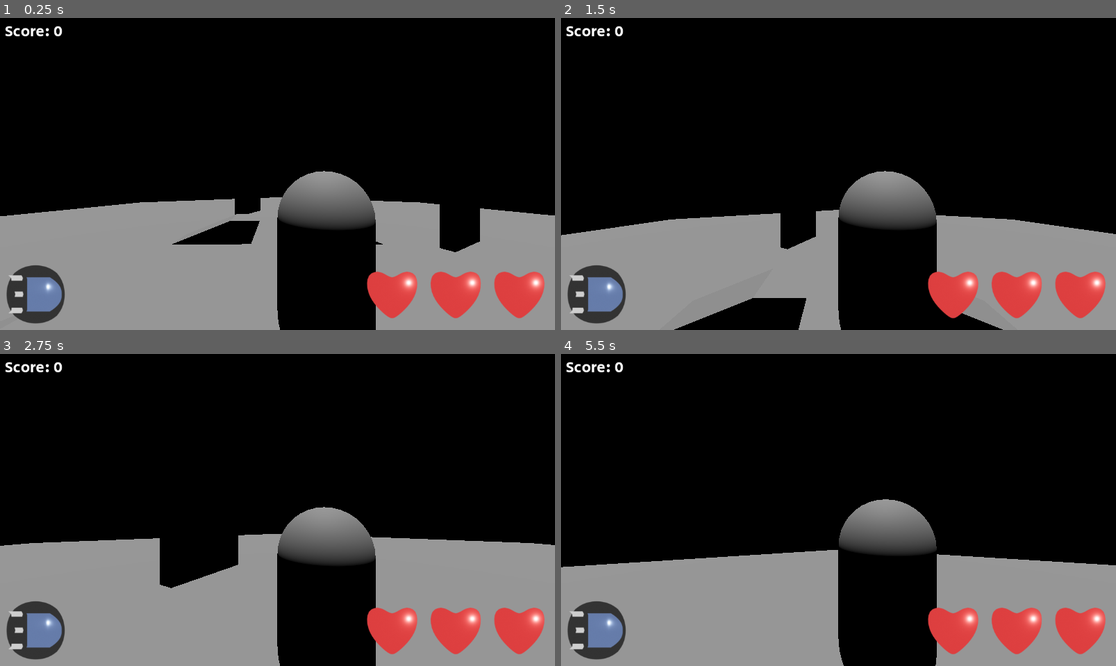
Above: before the commit, frames 1-4 (two rows, left to right).
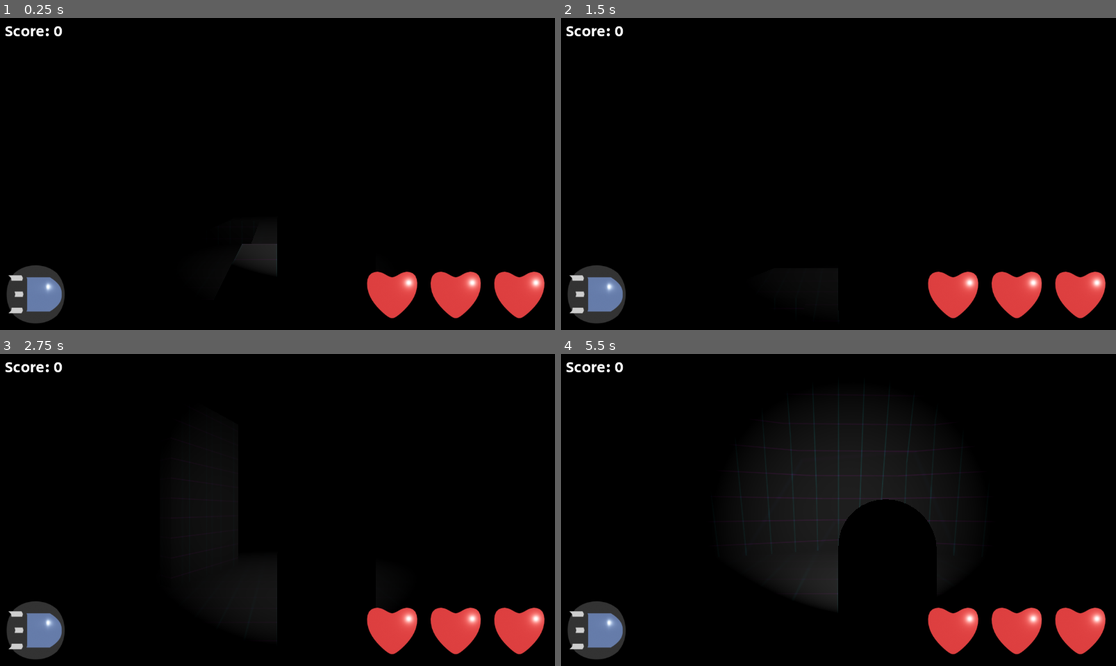
Above: after the commit, the same moments.

Repository: Sprotex/ludum-dare-54
Game: Godot game, scene res://level.tscn
The game is run twice, just before and just after one commit, with the same random seed, the same clock (stepped at 60 frames per second) and the same inputs.
Inputs (mouse positions are in pixels of both pictures, inside the frame that each line leads up to):
- Up to frame 1 (0.25 s): no input
- Up to frame 2 (1.5 s): tap Enter at 0.5 s; move the mouse to (866, 174) at 0.52 s; hold W (move_forward) from 0.53 s (still down); tap Space (jump) at 0.77 s; move the mouse to (810, 174) at 1.27 s
- Up to frame 3 (2.75 s): keep holding W (move_forward); tap Space (jump) at 1.52 s; move the mouse to (288, 503) at 2.02 s
- Up to frame 4 (5.5 s): keep holding W (move_forward); move the mouse to (832, 516) at 2.77 s; tap Space (jump) at 3.02, 3.77, 4.52 s; move the mouse to (877, 513) at 3.52 s; move the mouse to (794, 506) at 4.27 s; move the mouse to (844, 510) at 5.02 s

The runs differ from the first frame. In frame 1, 29% of the frame differs, in the area x 0-100%, y 48-100%; in frame 2, 24%; in frame 3, 30%; in frame 4, 32%, in the area x 0-100%, y 12-100%.

Commit message:
add materials and lighting
remove unused bus

Diff:
--- /dev/null
+++ b/asset/grid_material.tres
@@ -0,0 +1,8 @@
+[gd_resource type="StandardMaterial3D" load_steps=2 format=3 uid="uid://b6hwok8opeqpm"]
+
+[ext_resource type="Texture2D" uid="uid://puyggfvqvdg2" path="res://asset/grid.png" id="1_d4myc"]
+
+[resource]
+albedo_texture = ExtResource("1_d4myc")
+uv1_triplanar = true
+uv1_world_triplanar = true
--- a/character/bullet/bullet.tscn
+++ b/character/bullet/bullet.tscn
@@ -1,10 +1,12 @@
-[gd_scene load_steps=10 format=3 uid="uid://bem04yqq2onsr"]
+[gd_scene load_steps=11 format=3 uid="uid://bem04yqq2onsr"]
 
 [ext_resource type="Script" path="res://character/character.gd" id="1_cdthf"]
 [ext_resource type="Script" path="res://character/bullet/bullet_inputs.gd" id="2_dovvs"]
+[ext_resource type="Material" uid="uid://inw42dnrclvt" path="res://character/bullet/bullet_material.tres" id="2_v7v5b"]
 [ext_resource type="Script" path="res://character/bullet/bulllet_collisions.gd" id="3_0rm1p"]
 [ext_resource type="Script" path="res://character/bullet/bullet_movement.gd" id="3_v485l"]
 [ext_resource type="Script" path="res://character/health.gd" id="5_ftsmu"]
+[ext_resource type="Material" uid="uid://cntwg1lpruc1m" path="res://character/bullet/bullet_particles_material.tres" id="6_jxebo"]
 
 [sub_resource type="CylinderMesh" id="CylinderMesh_t74t5"]
 top_radius = 0.1
@@ -17,12 +19,8 @@
 height = 0.2
 radius = 0.1
 
-[sub_resource type="StandardMaterial3D" id="StandardMaterial3D_2vldc"]
-shading_mode = 0
-billboard_mode = 1
-
 [sub_resource type="QuadMesh" id="QuadMesh_7sshu"]
-material = SubResource("StandardMaterial3D_2vldc")
+material = ExtResource("6_jxebo")
 size = Vector2(0.1, 0.1)
 
 [node name="Bullet" type="CharacterBody3D" node_paths=PackedStringArray("health")]
@@ -31,6 +29,7 @@
 
 [node name="MeshInstance3D" type="MeshInstance3D" parent="."]
 transform = Transform3D(1, 0, 0, 0, -4.37114e-08, 1, 0, -1, -4.37114e-08, 0, 0, 0)
+material_override = ExtResource("2_v7v5b")
 mesh = SubResource("CylinderMesh_t74t5")
 
 [node name="CollisionShape3D" type="CollisionShape3D" parent="."]
@@ -53,6 +52,9 @@
 script = ExtResource("2_dovvs")
 
 [node name="OmniLight3D" type="OmniLight3D" parent="."]
+light_color = Color(0.867294, 0.613846, 7.70092e-07, 1)
+light_energy = 5.0
+omni_range = 15.0
 
 [node name="CPUParticles3D" type="CPUParticles3D" parent="."]
 amount = 50
--- /dev/null
+++ b/character/bullet/bullet_material.tres
@@ -0,0 +1,6 @@
+[gd_resource type="StandardMaterial3D" format=3 uid="uid://inw42dnrclvt"]
+
+[resource]
+albedo_color = Color(0, 0, 0.654902, 1)
+metallic = 1.0
+roughness = 0.5
--- /dev/null
+++ b/character/bullet/bullet_particles_material.tres
@@ -0,0 +1,6 @@
+[gd_resource type="StandardMaterial3D" format=3 uid="uid://cntwg1lpruc1m"]
+
+[resource]
+shading_mode = 0
+albedo_color = Color(0.517647, 0.329412, 0.156863, 1)
+billboard_mode = 1
--- a/character/character.tscn
+++ b/character/character.tscn
@@ -35,8 +35,8 @@
 transitions = ["Start", "bobbing", SubResource("AnimationNodeStateMachineTransition_71qr8")]
 graph_offset = Vector2(-222, 8)
 
-[sub_resource type="Animation" id="Animation_qwgfx"]
-resource_name = "default"
+[sub_resource type="Animation" id="Animation_o0a4o"]
+length = 0.001
 tracks/0/type = "value"
 tracks/0/imported = false
 tracks/0/enabled = true
@@ -105,8 +105,8 @@
 }]
 }
 
-[sub_resource type="Animation" id="Animation_o0a4o"]
-length = 0.001
+[sub_resource type="Animation" id="Animation_qwgfx"]
+resource_name = "default"
 tracks/0/type = "value"
 tracks/0/imported = false
 tracks/0/enabled = true
--- a/character/enemy/enemy.tscn
+++ b/character/enemy/enemy.tscn
@@ -12,17 +12,19 @@
 [node name="Enemy" instance=ExtResource("1_vcct7")]
 type = 2
 
-[node name="MeshInstance3D" parent="." index="0"]
+[node name="MeshInstance3D" parent="." index="1"]
+layers = 4
 material_override = ExtResource("2_uixdu")
 
-[node name="MeshInstance3D2" parent="." index="1"]
+[node name="MeshInstance3D2" parent="." index="2"]
+layers = 4
 material_override = ExtResource("2_uixdu")
 
-[node name="Weapon" parent="." index="3" node_paths=PackedStringArray("inputs", "firepoint_direction")]
+[node name="Weapon" parent="." index="4" node_paths=PackedStringArray("inputs", "firepoint_direction")]
 inputs = NodePath("../Control/EnemyInputs")
 firepoint_direction = NodePath("../MeshInstance3D2/Firepoint")
 
-[node name="Health" parent="." index="4"]
+[node name="Health" parent="." index="5"]
 _max = 1
 
 [node name="CharacterMovement" type="Node" parent="Control" index="0" node_paths=PackedStringArray("character_body", "inputs")]
--- a/character/enemy/enemy_material.tres
+++ b/character/enemy/enemy_material.tres
@@ -1,4 +1,6 @@
 [gd_resource type="StandardMaterial3D" format=3 uid="uid://cyqolvaksjvwp"]
 
 [resource]
-albedo_color = Color(0.662745, 0, 0.054902, 1)
+albedo_color = Color(0, 0, 0, 1)
+emission_enabled = true
+emission = Color(0.662745, 0, 0.054902, 1)
--- a/character/player/player.tscn
+++ b/character/player/player.tscn
@@ -1,13 +1,22 @@
-[gd_scene load_steps=6 format=3 uid="uid://d3kkn2idgjotw"]
+[gd_scene load_steps=7 format=3 uid="uid://d3kkn2idgjotw"]
 
 [ext_resource type="Script" path="res://character/player/player_movement.gd" id="1_asweq"]
 [ext_resource type="PackedScene" uid="uid://d222y8cfa7ept" path="res://character/character.tscn" id="1_t25yq"]
+[ext_resource type="Material" uid="uid://cbur8gewha2te" path="res://character/player/player_material.tres" id="2_jmj62"]
 [ext_resource type="Script" path="res://character/player/player_inputs.gd" id="2_p7gc2"]
 [ext_resource type="Script" path="res://character/player/camera_rig.gd" id="3_le5wo"]
 [ext_resource type="Script" path="res://character/player/player_broadcaster.gd" id="5_s5e6c"]
 
 [node name="Player" instance=ExtResource("1_t25yq")]
 type = 1
+
+[node name="MeshInstance3D" parent="." index="0"]
+layers = 2
+material_override = ExtResource("2_jmj62")
+
+[node name="MeshInstance3D2" parent="." index="1"]
+layers = 2
+material_override = ExtResource("2_jmj62")
 
 [node name="Weapon" parent="." index="3" node_paths=PackedStringArray("inputs", "firepoint_direction")]
 inputs = NodePath("../Control/PlayerInputs")
@@ -36,3 +45,8 @@
 [node name="AudioListener3D" type="AudioListener3D" parent="." index="8"]
 transform = Transform3D(1, 0, 0, 0, 1, 0, 0, 0, 1, 0, 1.5, 0)
 current = true
+
+[node name="SpotLight3D" type="SpotLight3D" parent="." index="11"]
+transform = Transform3D(1, 0, 0, 0, 1, 0, 0, 0, 1, 0, 1.6, 0)
+light_energy = 10.0
+spot_range = 20.0
--- /dev/null
+++ b/character/player/player_material.tres
@@ -0,0 +1,4 @@
+[gd_resource type="StandardMaterial3D" format=3 uid="uid://cbur8gewha2te"]
+
+[resource]
+albedo_color = Color(0.109804, 0.588235, 0, 1)
--- a/default_bus_layout.tres
+++ b/default_bus_layout.tres
@@ -6,7 +6,6 @@
 damping = 0.61
 
 [resource]
-bus/0/send = &"New Bus"
 bus/1/name = &"Music"
 bus/1/solo = false
 bus/1/mute = false
--- a/level.tscn
+++ b/level.tscn
@@ -1,7 +1,8 @@
-[gd_scene load_steps=21 format=3 uid="uid://bof588v2k85x1"]
+[gd_scene load_steps=22 format=3 uid="uid://bof588v2k85x1"]
 
 [ext_resource type="PackedScene" uid="uid://c7fldyilqdf73" path="res://objects/dome/hemisphere.tscn" id="1_4po3j"]
 [ext_resource type="PackedScene" uid="uid://d3kkn2idgjotw" path="res://character/player/player.tscn" id="1_6hflv"]
+[ext_resource type="Material" uid="uid://b6hwok8opeqpm" path="res://asset/grid_material.tres" id="2_f50n7"]
 [ext_resource type="Script" path="res://objects/dynamic_objects.gd" id="2_y7lmr"]
 [ext_resource type="PackedScene" uid="uid://b7t8fb13vp205" path="res://objects/dome/icosphere.tscn" id="4_kft5k"]
 [ext_resource type="PackedScene" uid="uid://dwv3evqmc6uqm" path="res://objects/spawner/spawner.tscn" id="5_6nilx"]
@@ -50,7 +51,9 @@
 points = PackedVector3Array(-2.5, -5, -0.5, -2.5, -5, 0.5, -2.5, 5, -0.5, 2.5, -5, -0.5, 2.5, -5, 0.5, -2.5, 5, 0.5, 2.5, 5, -0.5, 2.5, 5, 0.5)
 
 [sub_resource type="Environment" id="Environment_rqok1"]
+background_mode = 1
 ambient_light_source = 1
+reflected_light_source = 1
 
 [node name="Level" type="Node3D"]
 
@@ -65,6 +68,7 @@
 shape = SubResource("WorldBoundaryShape3D_528qu")
 
 [node name="MeshInstance3D" type="MeshInstance3D" parent="Static/Floor"]
+material_override = ExtResource("2_f50n7")
 mesh = SubResource("PlaneMesh_3hatp")
 skeleton = NodePath("../..")
 
@@ -81,6 +85,7 @@
 
 [node name="MeshInstance3D" type="MeshInstance3D" parent="Static/Ramp/Ramp"]
 transform = Transform3D(1, 0, 0, 0, 1, 0, 0, 0, 1, 0, 1, 0)
+material_override = ExtResource("2_f50n7")
 mesh = SubResource("PrismMesh_lipi6")
 
 [node name="CollisionShape3D" type="CollisionShape3D" parent="Static/Ramp/Ramp"]
@@ -93,6 +98,7 @@
 
 [node name="MeshInstance3D" type="MeshInstance3D" parent="Static/Ramp/Platform"]
 transform = Transform3D(1.15, 0, 0, 0, 1, 0, 0, 0, 1, 0, 0, 0)
+material_override = ExtResource("2_f50n7")
 mesh = SubResource("BoxMesh_38jm2")
 
 [node name="CollisionShape3D" type="CollisionShape3D" parent="Static/Ramp/Platform"]
@@ -105,6 +111,7 @@
 
 [node name="MeshInstance3D" type="MeshInstance3D" parent="Static/Ramp/Ramp2"]
 transform = Transform3D(1, 0, 0, 0, 1, 0, 0, 0, 1, 0, 1, 0)
+material_override = ExtResource("2_f50n7")
 mesh = SubResource("PrismMesh_lipi6")
 
 [node name="CollisionShape3D" type="CollisionShape3D" parent="Static/Ramp/Ramp2"]
@@ -121,6 +128,7 @@
 
 [node name="MeshInstance3D" type="MeshInstance3D" parent="Static/Ramp2/Ramp"]
 transform = Transform3D(1, 0, 0, 0, 1, 0, 0, 0, 1, 0, 1, 0)
+material_override = ExtResource("2_f50n7")
 mesh = SubResource("PrismMesh_lipi6")
 
 [node name="CollisionShape3D" type="CollisionShape3D" parent="Static/Ramp2/Ramp"]
@@ -133,6 +141,7 @@
 
 [node name="MeshInstance3D" type="MeshInstance3D" parent="Static/Ramp2/Platform"]
 transform = Transform3D(1.15, 0, 0, 0, 1, 0, 0, 0, 1, 0, 0, 0)
+material_override = ExtResource("2_f50n7")
 mesh = SubResource("BoxMesh_38jm2")
 
 [node name="CollisionShape3D" type="CollisionShape3D" parent="Static/Ramp2/Platform"]
@@ -145,6 +154,7 @@
 
 [node name="MeshInstance3D" type="MeshInstance3D" parent="Static/Ramp2/Ramp2"]
 transform = Transform3D(1, 0, 0, 0, 1, 0, 0, 0, 1, 0, 1, 0)
+material_override = ExtResource("2_f50n7")
 mesh = SubResource("PrismMesh_lipi6")
 
 [node name="CollisionShape3D" type="CollisionShape3D" parent="Static/Ramp2/Ramp2"]
@@ -161,6 +171,7 @@
 
 [node name="MeshInstance3D" type="MeshInstance3D" parent="Static/Ramp5/Ramp"]
 transform = Transform3D(1, 0, 0, 0, 1, 0, 0, 0, 1, 0, 1, 0)
+material_override = ExtResource("2_f50n7")
 mesh = SubResource("PrismMesh_lipi6")
 
 [node name="CollisionShape3D" type="CollisionShape3D" parent="Static/Ramp5/Ramp"]
@@ -173,6 +184,7 @@
 
 [node name="MeshInstance3D" type="MeshInstance3D" parent="Static/Ramp5/Platform"]
 transform = Transform3D(1.15, 0, 0, 0, 1, 0, 0, 0, 1, 0, 0, 0)
+material_override = ExtResource("2_f50n7")
 mesh = SubResource("BoxMesh_38jm2")
 
 [node name="CollisionShape3D" type="CollisionShape3D" parent="Static/Ramp5/Platform"]
@@ -185,6 +197,7 @@
 
 [node name="MeshInstance3D" type="MeshInstance3D" parent="Static/Ramp5/Ramp2"]
 transform = Transform3D(1, 0, 0, 0, 1, 0, 0, 0, 1, 0, 1, 0)
+material_override = ExtResource("2_f50n7")
 mesh = SubResource("PrismMesh_lipi6")
 
 [node name="CollisionShape3D" type="CollisionShape3D" parent="Static/Ramp5/Ramp2"]
@@ -201,6 +214,7 @@
 
 [node name="MeshInstance3D" type="MeshInstance3D" parent="Static/Ramp6/Ramp"]
 transform = Transform3D(1, 0, 0, 0, 1, 0, 0, 0, 1, 0, 1, 0)
+material_override = ExtResource("2_f50n7")
 mesh = SubResource("PrismMesh_lipi6")
 
 [node name="CollisionShape3D" type="CollisionShape3D" parent="Static/Ramp6/Ramp"]
@@ -213,6 +227,7 @@
 
 [node name="MeshInstance3D" type="MeshInstance3D" parent="Static/Ramp6/Platform"]
 transform = Transform3D(1.15, 0, 0, 0, 1, 0, 0, 0, 1, 0, 0, 0)
+material_override = ExtResource("2_f50n7")
 mesh = SubResource("BoxMesh_38jm2")
 
 [node name="CollisionShape3D" type="CollisionShape3D" parent="Static/Ramp6/Platform"]
@@ -225,6 +240,7 @@
 
 [node name="MeshInstance3D" type="MeshInstance3D" parent="Static/Ramp6/Ramp2"]
 transform = Transform3D(1, 0, 0, 0, 1, 0, 0, 0, 1, 0, 1, 0)
+material_override = ExtResource("2_f50n7")
 mesh = SubResource("PrismMesh_lipi6")
 
 [node name="CollisionShape3D" type="CollisionShape3D" parent="Static/Ramp6/Ramp2"]
@@ -241,6 +257,7 @@
 
 [node name="MeshInstance3D" type="MeshInstance3D" parent="Static/Ramp3/Ramp"]
 transform = Transform3D(1, 0, 0, 0, 1, 0, 0, 0, 1, 0, 1, 0)
+material_override = ExtResource("2_f50n7")
 mesh = SubResource("PrismMesh_lipi6")
 
 [node name="CollisionShape3D" type="CollisionShape3D" parent="Static/Ramp3/Ramp"]
@@ -253,6 +270,7 @@
 
 [node name="MeshInstance3D" type="MeshInstance3D" parent="Static/Ramp3/Platform"]
 transform = Transform3D(1.15, 0, 0, 0, 1, 0, 0, 0, 1, 0, 0, 0)
+material_override = ExtResource("2_f50n7")
 mesh = SubResource("BoxMesh_38jm2")
 
 [node name="CollisionShape3D" type="CollisionShape3D" parent="Static/Ramp3/Platform"]
@@ -265,6 +283,7 @@
 
 [node name="MeshInstance3D" type="MeshInstance3D" parent="Static/Ramp3/Ramp2"]
 transform = Transform3D(1, 0, 0, 0, 1, 0, 0, 0, 1, 0, 1, 0)
+material_override = ExtResource("2_f50n7")
 mesh = SubResource("PrismMesh_lipi6")
 
 [node name="CollisionShape3D" type="CollisionShape3D" parent="Static/Ramp3/Ramp2"]
@@ -281,6 +300,7 @@
 
 [node name="MeshInstance3D" type="MeshInstance3D" parent="Static/Ramp4/Ramp"]
 transform = Transform3D(1, 0, 0, 0, 1, 0, 0, 0, 1, 0, 1, 0)
+material_override = ExtResource("2_f50n7")
 mesh = SubResource("PrismMesh_lipi6")
 
 [node name="CollisionShape3D" type="CollisionShape3D" parent="Static/Ramp4/Ramp"]
@@ -293,6 +313,7 @@
 
 [node name="MeshInstance3D" type="MeshInstance3D" parent="Static/Ramp4/Platform"]
 transform = Transform3D(1.15, 0, 0, 0, 1, 0, 0, 0, 1, 0, 0, 0)
+material_override = ExtResource("2_f50n7")
 mesh = SubResource("BoxMesh_38jm2")
 
 [node name="CollisionShape3D" type="CollisionShape3D" parent="Static/Ramp4/Platform"]
@@ -305,6 +326,7 @@
 
 [node name="MeshInstance3D" type="MeshInstance3D" parent="Static/Ramp4/Ramp2"]
 transform = Transform3D(1, 0, 0, 0, 1, 0, 0, 0, 1, 0, 1, 0)
+material_override = ExtResource("2_f50n7")
 mesh = SubResource("PrismMesh_lipi6")
 
 [node name="CollisionShape3D" type="CollisionShape3D" parent="Static/Ramp4/Ramp2"]
@@ -317,6 +339,7 @@
 
 [node name="MeshInstance3D" type="MeshInstance3D" parent="Static/BigRamp"]
 transform = Transform3D(1, 0, 0, 0, 1, 0, 0, 0, 1, 0, 2, 0)
+material_override = ExtResource("2_f50n7")
 mesh = SubResource("PrismMesh_w38x4")
 
 [node name="CollisionShape3D" type="CollisionShape3D" parent="Static/BigRamp"]
@@ -329,6 +352,7 @@
 
 [node name="MeshInstance3D" type="MeshInstance3D" parent="Static/BigRamp2"]
 transform = Transform3D(1, 0, 0, 0, 1, 0, 0, 0, 1, 0, 2, 0)
+material_override = ExtResource("2_f50n7")
 mesh = SubResource("PrismMesh_w38x4")
 
 [node name="CollisionShape3D" type="CollisionShape3D" parent="Static/BigRamp2"]
@@ -341,6 +365,7 @@
 
 [node name="MeshInstance3D" type="MeshInstance3D" parent="Static/BigRamp3"]
 transform = Transform3D(1, 0, 0, 0, 1, 0, 0, 0, 1, 0, 2, 0)
+material_override = ExtResource("2_f50n7")
 mesh = SubResource("PrismMesh_w38x4")
 
 [node name="CollisionShape3D" type="CollisionShape3D" parent="Static/BigRamp3"]
@@ -353,6 +378,7 @@
 
 [node name="MeshInstance3D" type="MeshInstance3D" parent="Static/BigRamp4"]
 transform = Transform3D(1, 0, 0, 0, 1, 0, 0, 0, 1, 0, 2, 0)
+material_override = ExtResource("2_f50n7")
 mesh = SubResource("PrismMesh_w38x4")
 
 [node name="CollisionShape3D" type="CollisionShape3D" parent="Static/BigRamp4"]
@@ -365,6 +391,7 @@
 
 [node name="MeshInstance3D" type="MeshInstance3D" parent="Static/BigRamp5"]
 transform = Transform3D(1, 0, 0, 0, 1, 0, 0, 0, 1, 0, 2, 0)
+material_override = ExtResource("2_f50n7")
 mesh = SubResource("PrismMesh_w38x4")
 
 [node name="CollisionShape3D" type="CollisionShape3D" parent="Static/BigRamp5"]
@@ -376,6 +403,7 @@
 
 [node name="MeshInstance3D" type="MeshInstance3D" parent="Static/Bridge"]
 transform = Transform3D(1, 0, 0, 0, 1, 0, 0, 0, 1, 0, 1, 0)
+material_override = ExtResource("2_f50n7")
 mesh = SubResource("BoxMesh_iw7mw")
 
 [node name="CollisionShape3D" type="CollisionShape3D" parent="Static/Bridge"]
@@ -388,6 +416,7 @@
 
 [node name="MeshInstance3D" type="MeshInstance3D" parent="Static/Bridge3"]
 transform = Transform3D(1, 0, 0, 0, 1, 0, 0, 0, 1, 0, 1, 0)
+material_override = ExtResource("2_f50n7")
 mesh = SubResource("BoxMesh_kl05d")
 
 [node name="CollisionShape3D" type="CollisionShape3D" parent="Static/Bridge3"]
@@ -400,6 +429,7 @@
 
 [node name="MeshInstance3D" type="MeshInstance3D" parent="Static/Bridge2"]
 transform = Transform3D(1, 0, 0, 0, 1, 0, 0, 0, 1, 0, 1, 0)
+material_override = ExtResource("2_f50n7")
 mesh = SubResource("BoxMesh_iw7mw")
 
 [node name="CollisionShape3D" type="CollisionShape3D" parent="Static/Bridge2"]
@@ -412,6 +442,7 @@
 
 [node name="MeshInstance3D" type="MeshInstance3D" parent="Static/Wall"]
 transform = Transform3D(1, 0, 0, 0, 1, 0, 0, 0, 1, 0, 5, 0)
+material_override = ExtResource("2_f50n7")
 mesh = SubResource("BoxMesh_dp3q0")
 
 [node name="CollisionShape3D" type="CollisionShape3D" parent="Static/Wall"]
@@ -424,6 +455,7 @@
 
 [node name="MeshInstance3D" type="MeshInstance3D" parent="Static/Wall5"]
 transform = Transform3D(1, 0, 0, 0, 1, 0, 0, 0, 1, 0, 5, 0)
+material_override = ExtResource("2_f50n7")
 mesh = SubResource("BoxMesh_dp3q0")
 
 [node name="CollisionShape3D" type="CollisionShape3D" parent="Static/Wall5"]
@@ -436,6 +468,7 @@
 
 [node name="MeshInstance3D" type="MeshInstance3D" parent="Static/Wall6"]
 transform = Transform3D(1, 0, 0, 0, 1, 0, 0, 0, 1, 0, 5, 0)
+material_override = ExtResource("2_f50n7")
 mesh = SubResource("BoxMesh_dp3q0")
 
 [node name="CollisionShape3D" type="CollisionShape3D" parent="Static/Wall6"]
@@ -448,6 +481,7 @@
 
 [node name="MeshInstance3D" type="MeshInstance3D" parent="Static/Wall7"]
 transform = Transform3D(1, 0, 0, 0, 1, 0, 0, 0, 1, 0, 5, 0)
+material_override = ExtResource("2_f50n7")
 mesh = SubResource("BoxMesh_dp3q0")
 
 [node name="CollisionShape3D" type="CollisionShape3D" parent="Static/Wall7"]
@@ -460,6 +494,7 @@
 
 [node name="MeshInstance3D" type="MeshInstance3D" parent="Static/Wall2"]
 transform = Transform3D(1, 0, 0, 0, 1, 0, 0, 0, 1, 0, 5, 0)
+material_override = ExtResource("2_f50n7")
 mesh = SubResource("BoxMesh_dp3q0")
 
 [node name="CollisionShape3D" type="CollisionShape3D" parent="Static/Wall2"]
@@ -467,11 +502,12 @@
 shape = SubResource("ConvexPolygonShape3D_rafev")
 
 [node name="Wall3" type="StaticBody3D" parent="Static"]
-transform = Transform3D(1, 0, 0, 0, 1, 0, 0, 0, 1, 15, 0, -15)
+transform = Transform3D(0.866025, 0, 0.5, 0, 1, 0, -0.5, 0, 0.866025, 15, 0, -15)
 metadata/_edit_group_ = true
 
 [node name="MeshInstance3D" type="MeshInstance3D" parent="Static/Wall3"]
-transform = Transform3D(0.866025, 0, 0.5, 0, 1, 0, -0.5, 0, 0.866025, 0, 5, 0)
+transform = Transform3D(1, 0, 0, 0, 1, 0, 0, 0, 1, 0, 5, 0)
+material_override = ExtResource("2_f50n7")
 mesh = SubResource("BoxMesh_dp3q0")
 
 [node name="CollisionShape3D" type="CollisionShape3D" parent="Static/Wall3"]
@@ -484,6 +520,7 @@
 
 [node name="MeshInstance3D" type="MeshInstance3D" parent="Static/Wall4"]
 transform = Transform3D(1, 0, 0, 0, 1, 0, 0, 0, 1, 0, 5, 0)
+material_override = ExtResource("2_f50n7")
 mesh = SubResource("BoxMesh_dp3q0")
 
 [node name="CollisionShape3D" type="CollisionShape3D" parent="Static/Wall4"]
@@ -496,9 +533,6 @@
 [node name="WorldEnvironment" type="WorldEnvironment" parent="."]
 environment = SubResource("Environment_rqok1")
 
-[node name="DirectionalLight3D" type="DirectionalLight3D" parent="."]
-transform = Transform3D(1, 0, 0, 0, -4.37114e-08, 1, 0, -1, -4.37114e-08, 0, 0, 0)
-
 [node name="icosphere" parent="." instance=ExtResource("4_kft5k")]
 metadata/_edit_lock_ = true
 
--- a/objects/dome/icosphere.tscn
+++ b/objects/dome/icosphere.tscn
@@ -1,5 +1,9 @@
-[gd_scene load_steps=2 format=3 uid="uid://b7t8fb13vp205"]
+[gd_scene load_steps=3 format=3 uid="uid://b7t8fb13vp205"]
 
 [ext_resource type="PackedScene" uid="uid://deyt8a5v3kqhe" path="res://objects/dome/icosphere.gltf" id="1_arhg0"]
+[ext_resource type="Material" uid="uid://b6hwok8opeqpm" path="res://asset/grid_material.tres" id="2_sdmfh"]
 
 [node name="icosphere" instance=ExtResource("1_arhg0")]
+
+[node name="icosphere2" parent="." index="0"]
+material_override = ExtResource("2_sdmfh")
Binary file added: asset/grid.png
Not shown, added: asset/grid.png.import
Not shown, changed: stuff.blend
Not shown, changed: stuff.blend1
